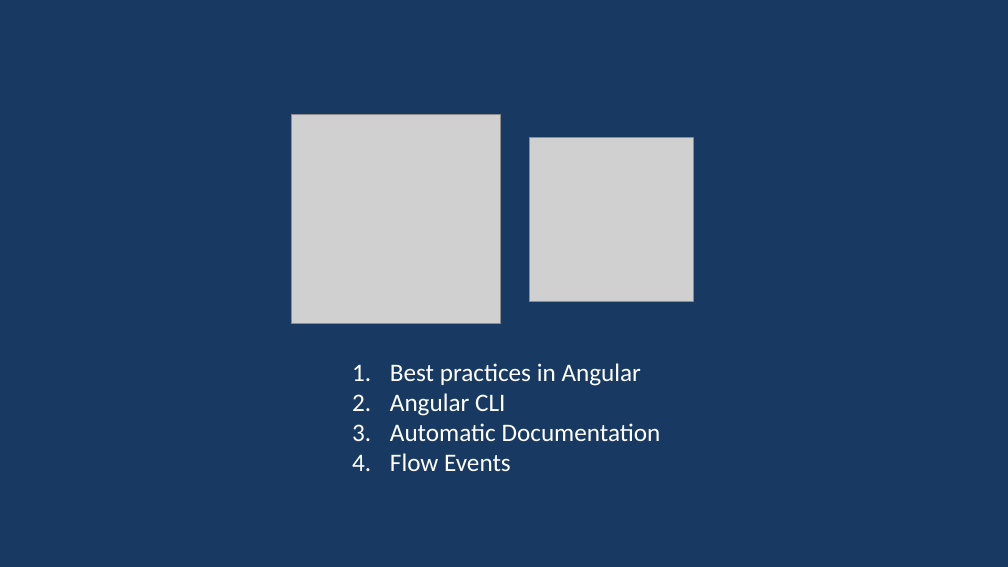
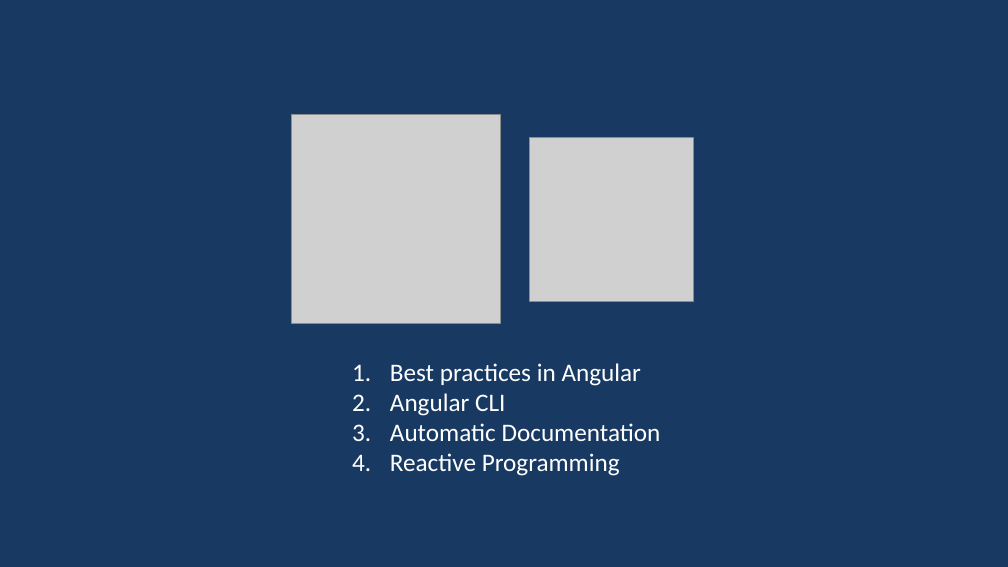
Before and after one commit to rached193/AngularWorkshop-20181116, a slide deck: slide 2 of 02_angular_cli/02_angular_cli.pptx. Drawn at 1008x567 pixels with LibreOffice and Linux fonts; fonts in the diff are those of the drawing; grey boxes stand for pictures. Boxes give left, top, right and bottom in pixels: in the first picture for what was removed or moved away, otherwise in the second. Text is boxed around its words. In the diff, an @@ line names an element or a change of style, - is before the commit and + after.

```diff
--- a/02_angular_cli/02_angular_cli.pptx
+++ b/02_angular_cli/02_angular_cli.pptx
@@ text at [390, 453, 620, 476]: text changed @@
-4. Flow Events
+4. Reactive Programming
```
Also in this commit, not shown: 1 other slide changed, 29 other files.
